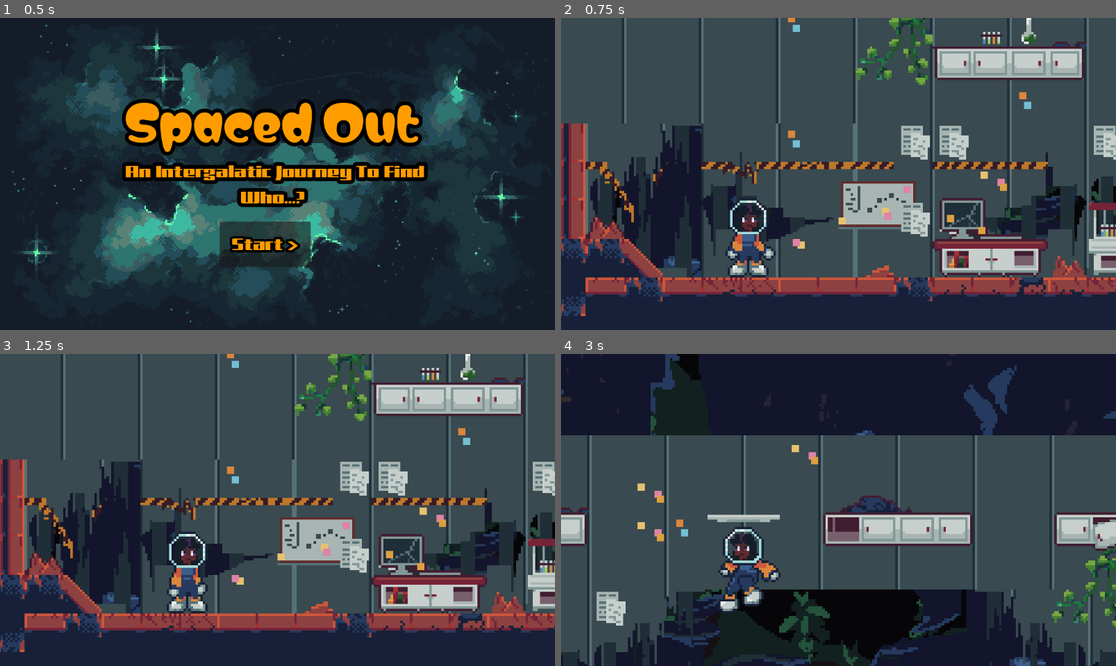
Above: before the commit, frames 1-4 (two rows, left to right).
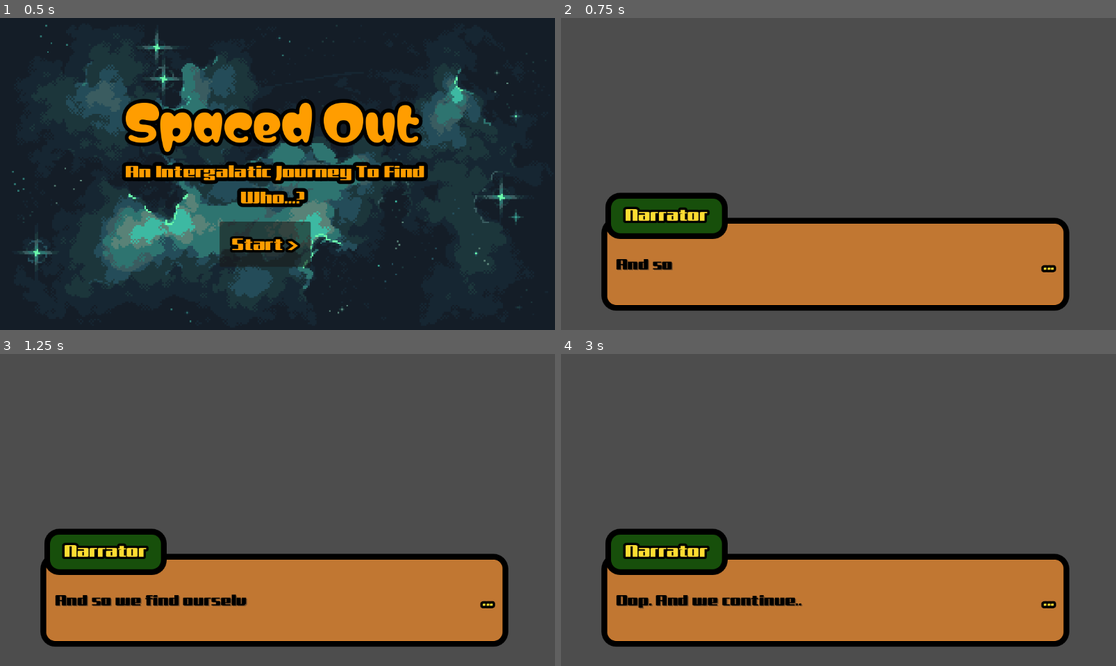
Above: after the commit, the same moments.

Repository: MikeyFJr/SpacedOut
Game: Godot game, scene res://Scenes/UI/menu_main.tscn
Two runs of this game, one before a commit and one after it. Both use one fixed random seed, a clock stepped at 60 frames per second and the inputs below.
Inputs:
- Up to frame 1 (0.5 s): no input
- Up to frame 2 (0.75 s): click "Start >" at 0.5 s
- Up to frame 3 (1.25 s): no input
- Up to frame 4 (3 s): tap Enter (ui_accept) at 1.25, 1.35, 2.3 s; hold Right (move_right) 1.28-2.78 s; tap W (jump) at 1.52, 1.55, 1.82, 2.1, 2.27, 2.57 s; hold Left (move_left) from 2.78 s (still down); tap Shift (boost) at 2.85 s

Frame 1 is identical in both runs. In frame 2, 56% of the frame differs, in the area x 0-100%, y 0-100%; in frame 3, 56%; in frame 4, 68%.

Commit message:
Adds a textbox scene to be used

Diff:
--- a/so-godot-project/Assets/Fonts/fake_script.gd
+++ /dev/null
@@ -1,2 +0,0 @@
-#Fake script only put here so file folders get uploaded to git - needs to be populated
-#DELETE AFTER SOMETHING ELSE IS IN THIS FOLDER
--- a/so-godot-project/Assets/Images/Backgrounds/fake_script.gd
+++ /dev/null
@@ -1,2 +0,0 @@
-#Fake script only put here so file folders get uploaded to git - needs to be populated
-#DELETE AFTER SOMETHING ELSE IS IN THIS FOLDER
--- /dev/null
+++ b/so-godot-project/Assets/UI/textbox-style.tres
@@ -0,0 +1,13 @@
+[gd_resource type="StyleBoxFlat" format=3 uid="uid://s0l121588gtm"]
+
+[resource]
+bg_color = Color(1, 0.555667, 0.14, 0.65098)
+border_width_left = 12
+border_width_top = 12
+border_width_right = 12
+border_width_bottom = 12
+border_color = Color(0, 0, 0, 1)
+corner_radius_top_left = 30
+corner_radius_top_right = 30
+corner_radius_bottom_right = 30
+corner_radius_bottom_left = 30
--- /dev/null
+++ b/so-godot-project/Assets/UI/textbox_speaker.tres
@@ -0,0 +1,10 @@
+[gd_resource type="LabelSettings" load_steps=2 format=3 uid="uid://bx85h0aolsqtl"]
+
+[ext_resource type="FontFile" uid="uid://vvjvxupu72ek" path="res://Assets/Fonts/GajrajOne-Regular.ttf" id="1_65cws"]
+
+[resource]
+font = ExtResource("1_65cws")
+font_size = 35
+font_color = Color(1, 0.866667, 0.196078, 1)
+outline_size = 20
+outline_color = Color(0, 0, 0, 1)
--- /dev/null
+++ b/so-godot-project/Assets/UI/textbox_text.tres
@@ -0,0 +1,11 @@
+[gd_resource type="LabelSettings" load_steps=2 format=3 uid="uid://digfdl3delti3"]
+
+[ext_resource type="FontFile" uid="uid://vvjvxupu72ek" path="res://Assets/Fonts/GajrajOne-Regular.ttf" id="1_adnei"]
+
+[resource]
+font = ExtResource("1_adnei")
+font_size = 31
+font_color = Color(0, 0, 0, 1)
+shadow_size = 0
+shadow_color = Color(0.13, 0.13, 0.13, 0.427451)
+shadow_offset = Vector2(2, 2)
--- a/so-godot-project/Scenes/Characters/stella_main.tscn
+++ b/so-godot-project/Scenes/Characters/stella_main.tscn
@@ -3,6 +3,36 @@
 [ext_resource type="Script" path="res://Scripts/Player/stella_script.gd" id="1_bufls"]
 [ext_resource type="Script" path="res://Scripts/Player/player_animator.gd" id="2_f74gj"]
 [ext_resource type="Texture2D" uid="uid://djeo8l0icnmer" path="res://Assets/Images/Sprites/stella-Sheet.png" id="3_7k3jq"]
+
+[sub_resource type="Animation" id="Animation_g6eeq"]
+length = 0.001
+tracks/0/type = "value"
+tracks/0/imported = false
+tracks/0/enabled = true
+tracks/0/path = NodePath("Sprite2D:region_rect")
+tracks/0/interp = 1
+tracks/0/loop_wrap = true
+tracks/0/keys = {
+"times": PackedFloat32Array(0),
+"transitions": PackedFloat32Array(1),
+"update": 0,
+"values": [Rect2(0, 0, 0, 0)]
+}
+
+[sub_resource type="Animation" id="Animation_628p3"]
+resource_name = "fall"
+tracks/0/type = "value"
+tracks/0/imported = false
+tracks/0/enabled = true
+tracks/0/path = NodePath("Sprite2D:region_rect")
+tracks/0/interp = 1
+tracks/0/loop_wrap = true
+tracks/0/keys = {
+"times": PackedFloat32Array(0),
+"transitions": PackedFloat32Array(1),
+"update": 0,
+"values": [Rect2(64, 80, 32, 40)]
+}
 
 [sub_resource type="Animation" id="Animation_fgork"]
 resource_name = "idle"
@@ -20,8 +50,8 @@
 "values": [Rect2(0, 40, 32, 40), Rect2(32, 40, 32, 40)]
 }
 
-[sub_resource type="Animation" id="Animation_g6eeq"]
-length = 0.001
+[sub_resource type="Animation" id="Animation_uqvha"]
+resource_name = "jump"
 tracks/0/type = "value"
 tracks/0/imported = false
 tracks/0/enabled = true
@@ -32,7 +62,7 @@
 "times": PackedFloat32Array(0),
 "transitions": PackedFloat32Array(1),
 "update": 0,
-"values": [Rect2(0, 0, 0, 0)]
+"values": [Rect2(0, 80, 32, 40)]
 }
 
 [sub_resource type="Animation" id="Animation_snj35"]
@@ -51,36 +81,6 @@
 "values": [Rect2(0, 0, 32, 40), Rect2(32, 0, 32, 40), Rect2(64, 0, 32, 40), Rect2(96, 0, 32, 40)]
 }
 
-[sub_resource type="Animation" id="Animation_uqvha"]
-resource_name = "jump"
-tracks/0/type = "value"
-tracks/0/imported = false
-tracks/0/enabled = true
-tracks/0/path = NodePath("Sprite2D:region_rect")
-tracks/0/interp = 1
-tracks/0/loop_wrap = true
-tracks/0/keys = {
-"times": PackedFloat32Array(0),
-"transitions": PackedFloat32Array(1),
-"update": 0,
-"values": [Rect2(0, 80, 32, 40)]
-}
-
-[sub_resource type="Animation" id="Animation_628p3"]
-resource_name = "fall"
-tracks/0/type = "value"
-tracks/0/imported = false
-tracks/0/enabled = true
-tracks/0/path = NodePath("Sprite2D:region_rect")
-tracks/0/interp = 1
-tracks/0/loop_wrap = true
-tracks/0/keys = {
-"times": PackedFloat32Array(0),
-"transitions": PackedFloat32Array(1),
-"update": 0,
-"values": [Rect2(64, 80, 32, 40)]
-}
-
 [sub_resource type="AnimationLibrary" id="AnimationLibrary_ektqo"]
 _data = {
 "RESET": SubResource("Animation_g6eeq"),
@@ -92,7 +92,6 @@
 
 [sub_resource type="CapsuleShape2D" id="CapsuleShape2D_g2imu"]
 radius = 8.0
-height = 34.0
 
 [node name="CharacterBody2D" type="CharacterBody2D"]
 script = ExtResource("1_bufls")
@@ -119,5 +118,5 @@
 region_enabled = true
 
 [node name="CollisionShape2D" type="CollisionShape2D" parent="."]
-position = Vector2(0, -17)
+position = Vector2(0, -16)
 shape = SubResource("CapsuleShape2D_g2imu")
--- /dev/null
+++ b/so-godot-project/Scenes/UI/textbox.tscn
@@ -0,0 +1,95 @@
+[gd_scene load_steps=7 format=3 uid="uid://brht2rcan4mow"]
+
+[ext_resource type="Script" path="res://Scripts/UI/textbox.gd" id="1_a3xds"]
+[ext_resource type="StyleBox" uid="uid://s0l121588gtm" path="res://Assets/UI/textbox-style.tres" id="1_opbol"]
+[ext_resource type="FontFile" uid="uid://vvjvxupu72ek" path="res://Assets/Fonts/GajrajOne-Regular.ttf" id="2_0xlig"]
+[ext_resource type="LabelSettings" uid="uid://digfdl3delti3" path="res://Assets/UI/textbox_text.tres" id="3_cigcx"]
+[ext_resource type="LabelSettings" uid="uid://bx85h0aolsqtl" path="res://Assets/UI/textbox_speaker.tres" id="4_o8ui2"]
+
+[sub_resource type="StyleBoxFlat" id="StyleBoxFlat_a2axg"]
+bg_color = Color(0.0922767, 0.31, 0.0434, 1)
+border_width_left = 12
+border_width_top = 12
+border_width_right = 12
+border_width_bottom = 12
+border_color = Color(0, 0, 0, 1)
+corner_radius_top_left = 30
+corner_radius_top_right = 30
+corner_radius_bottom_right = 30
+corner_radius_bottom_left = 30
+
+[node name="Textbox" type="CanvasLayer"]
+script = ExtResource("1_a3xds")
+
+[node name="TextContainer" type="MarginContainer" parent="."]
+offset_left = 68.0
+offset_top = 415.0
+offset_right = 1071.0
+offset_bottom = 624.0
+theme_override_constants/margin_left = 16
+theme_override_constants/margin_right = 16
+theme_override_constants/margin_bottom = 16
+
+[node name="Panel" type="Panel" parent="TextContainer"]
+layout_mode = 2
+theme_override_styles/panel = ExtResource("1_opbol")
+
+[node name="MarginContainer" type="MarginContainer" parent="TextContainer"]
+layout_mode = 2
+theme_override_constants/margin_left = 30
+theme_override_constants/margin_top = 8
+theme_override_constants/margin_right = 30
+theme_override_constants/margin_bottom = 8
+
+[node name="Panel" type="Panel" parent="TextContainer/MarginContainer"]
+visible = false
+layout_mode = 2
+
+[node name="HBoxContainer" type="HBoxContainer" parent="TextContainer/MarginContainer"]
+layout_mode = 2
+
+[node name="Text" type="Label" parent="TextContainer/MarginContainer/HBoxContainer"]
+custom_minimum_size = Vector2(10, 10)
+layout_mode = 2
+size_flags_horizontal = 3
+size_flags_stretch_ratio = 1.65
+theme_override_fonts/font = ExtResource("2_0xlig")
+theme_override_font_sizes/font_size = 31
+text = "Placeholder text ... ... ..."
+label_settings = ExtResource("3_cigcx")
+autowrap_mode = 3
+
+[node name="Continue" type="Label" parent="TextContainer/MarginContainer/HBoxContainer"]
+custom_minimum_size = Vector2(35, 20)
+layout_mode = 2
+theme_override_fonts/font = ExtResource("2_0xlig")
+theme_override_font_sizes/font_size = 36
+text = "➤"
+label_settings = ExtResource("4_o8ui2")
+horizontal_alignment = 2
+vertical_alignment = 2
+
+[node name="SpeakerContainer" type="MarginContainer" parent="."]
+offset_left = 92.0
+offset_top = 363.0
+offset_right = 346.0
+offset_bottom = 459.0
+
+[node name="Panel" type="Panel" parent="SpeakerContainer"]
+layout_mode = 2
+theme_override_styles/panel = SubResource("StyleBoxFlat_a2axg")
+
+[node name="MarginContainer" type="MarginContainer" parent="SpeakerContainer/Panel"]
+layout_mode = 0
+offset_left = 24.0
+offset_top = 19.0
+offset_right = 230.0
+offset_bottom = 74.0
+
+[node name="Label" type="Label" parent="SpeakerContainer/Panel/MarginContainer"]
+layout_mode = 2
+theme_override_fonts/font = ExtResource("2_0xlig")
+theme_override_font_sizes/font_size = 36
+text = "Speaker"
+label_settings = ExtResource("4_o8ui2")
+horizontal_alignment = 1
--- a/so-godot-project/Scripts/UI/main_menu_btn.gd
+++ b/so-godot-project/Scripts/UI/main_menu_btn.gd
@@ -1,4 +1,8 @@
 extends Button
 
 func _pressed() -> void:
-	get_tree().change_scene_to_file("res://Scenes/Stages/World-1/Level-1/main_w_1_l_1.tscn")
+	get_tree().change_scene_to_file("res://Scenes/UI/textbox.tscn")
+#	changes to textbox to show a working textbox. change it back to the other one
+#for the first scene
+#	changing once we have a real menu screen with planet select + other
+#"res://Scenes/Stages/World-1/Level-1/main_w_1_l_1.tscn"
--- /dev/null
+++ b/so-godot-project/Scripts/UI/textbox.gd
@@ -0,0 +1,90 @@
+extends CanvasLayer
+
+const CHAR_READ_RATE = 0.03
+const DEBUG = true
+
+@onready var textbox_container = $TextContainer
+@onready var label = $TextContainer/MarginContainer/HBoxContainer/Text
+@onready var end_symbol = $TextContainer/MarginContainer/HBoxContainer/Continue
+
+@onready var speaker_container = $SpeakerContainer
+@onready var speaker_label = $SpeakerContainer/Panel/MarginContainer/Label
+
+@onready var tween = get_tree().create_tween()
+
+enum State {
+	READY,
+	READING,
+	FINISHED
+}
+
+var current_state = State.READY
+var text_queue = []
+
+func _ready():
+	if DEBUG: print("Stating State:State.READY")
+	hide_textbox()
+#	queuing text, but this can be done different function but good for now for testing
+#all the queue needs is ["text","speaker name"]
+	queue_text(["And so we find ourselves at a new page","Narrator"])
+	queue_text(["Wait who are you?","Stella"])
+	queue_text(["Oop. And we continue....","Narrator"])
+
+
+func _process(delta):
+	match current_state:
+		State.READY:
+			if !text_queue.is_empty():
+				display_text()
+		State.READING:
+			if Input.is_action_just_pressed("ui_accept"):
+				label.visible_ratio = 1.0
+				tween.kill()
+				end_symbol.text = "➤"
+				change_state(State.FINISHED)
+		State.FINISHED:
+			if Input.is_action_just_pressed("ui_accept"):
+				change_state(State.READY)
+				hide_textbox()
+
+func hide_textbox():
+	end_symbol.text=""
+	label.text = ""
+	textbox_container.hide()
+	speaker_container.hide()
+
+func queue_text(next_text):
+	text_queue.push_back(next_text)
+
+func show_textbox():
+	textbox_container.show()
+	speaker_container.show()
+
+func display_text():
+	tween = get_tree().create_tween()
+	var next = text_queue.pop_front()
+	var next_text = next[0]
+	var next_speak = next[1]
+
+	label.text = next_text
+	speaker_label.text = next_speak
+	#label.visible_ratio = 0.0
+	change_state(State.READING)
+	show_textbox()
+	tween.tween_property(label, "visible_characters", len(next_text), len(next_text) * CHAR_READ_RATE).from(0).finished
+	tween.connect("finished", on_tween_finished)
+	end_symbol.text = "..."
+
+func on_tween_finished():
+	end_symbol.text = "➤"
+	change_state(State.FINISHED)
+
+func change_state(next_state):
+	current_state = next_state
+	match current_state:
+		State.READY:
+			if DEBUG:print("Changing state to: State.READY")
+		State.READING:
+			if DEBUG:print("Changing state to: State.READING")
+		State.FINISHED:
+			if DEBUG:print("Changing state to: State.FINISHED")
